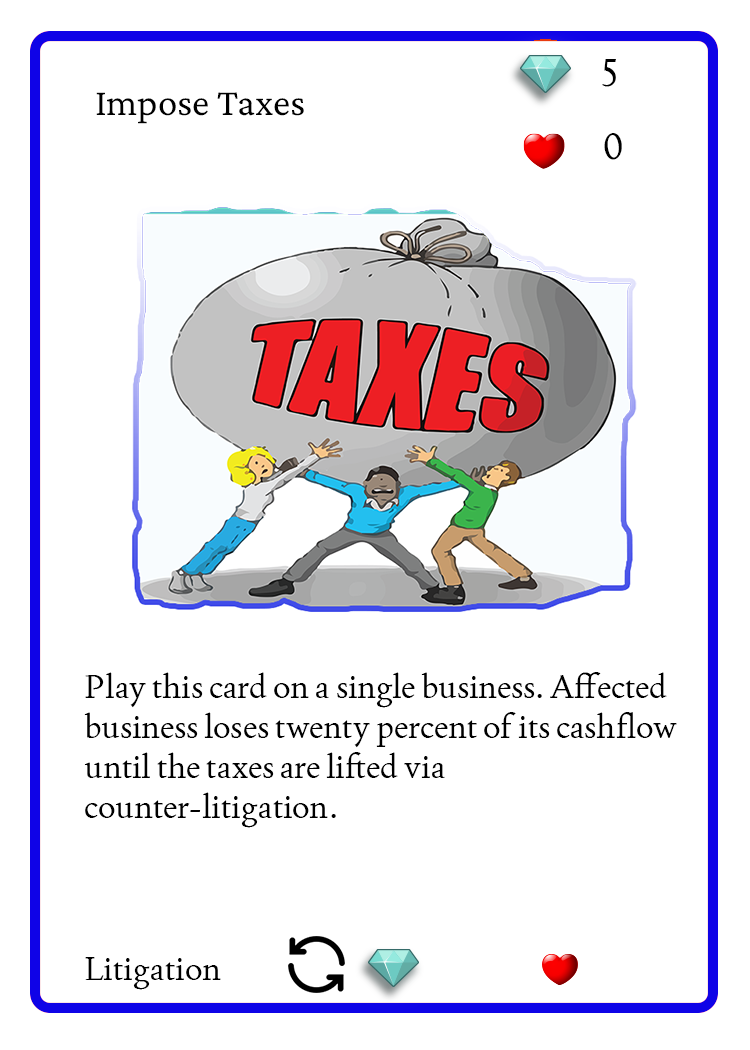
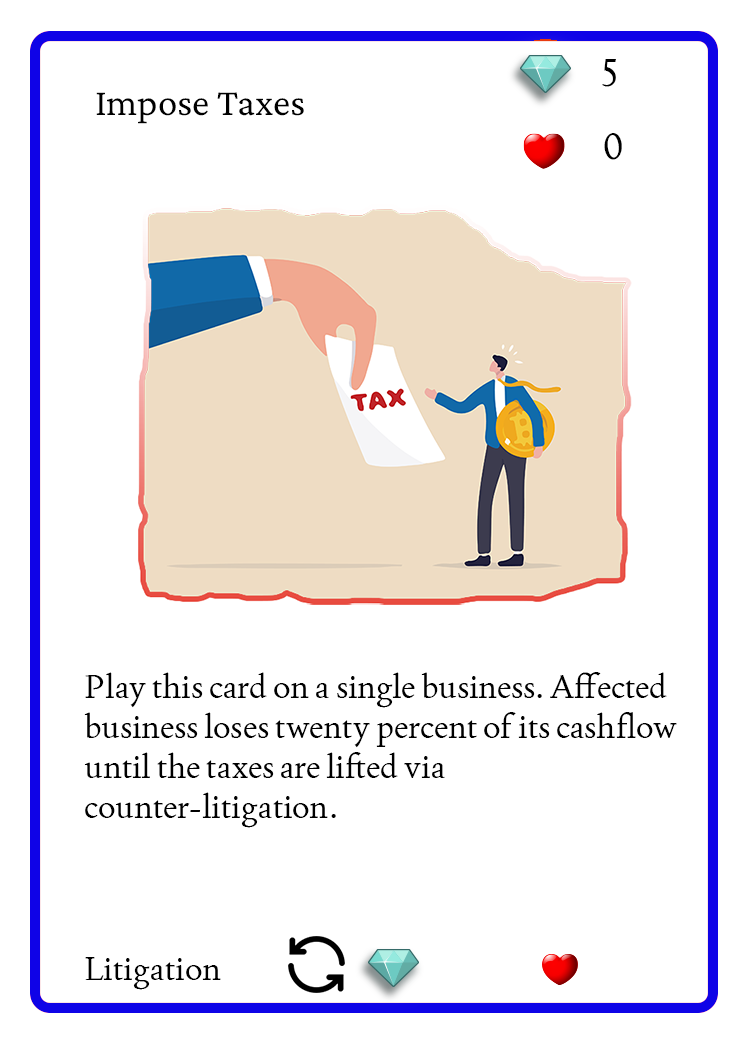
Two versions of the same layered image (w=750, h=1050). Layer-by-layer changes:
painted on "bribecourt" over (132, 207, 637, 612)
